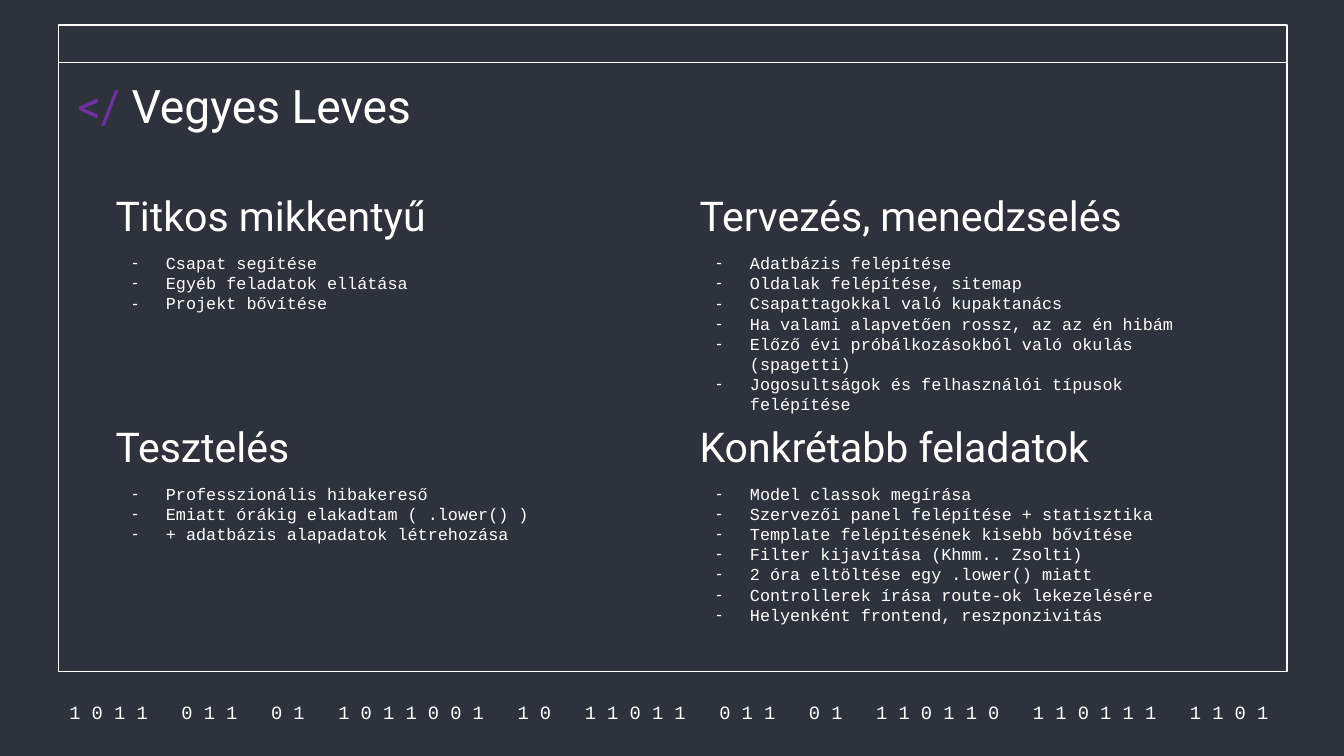
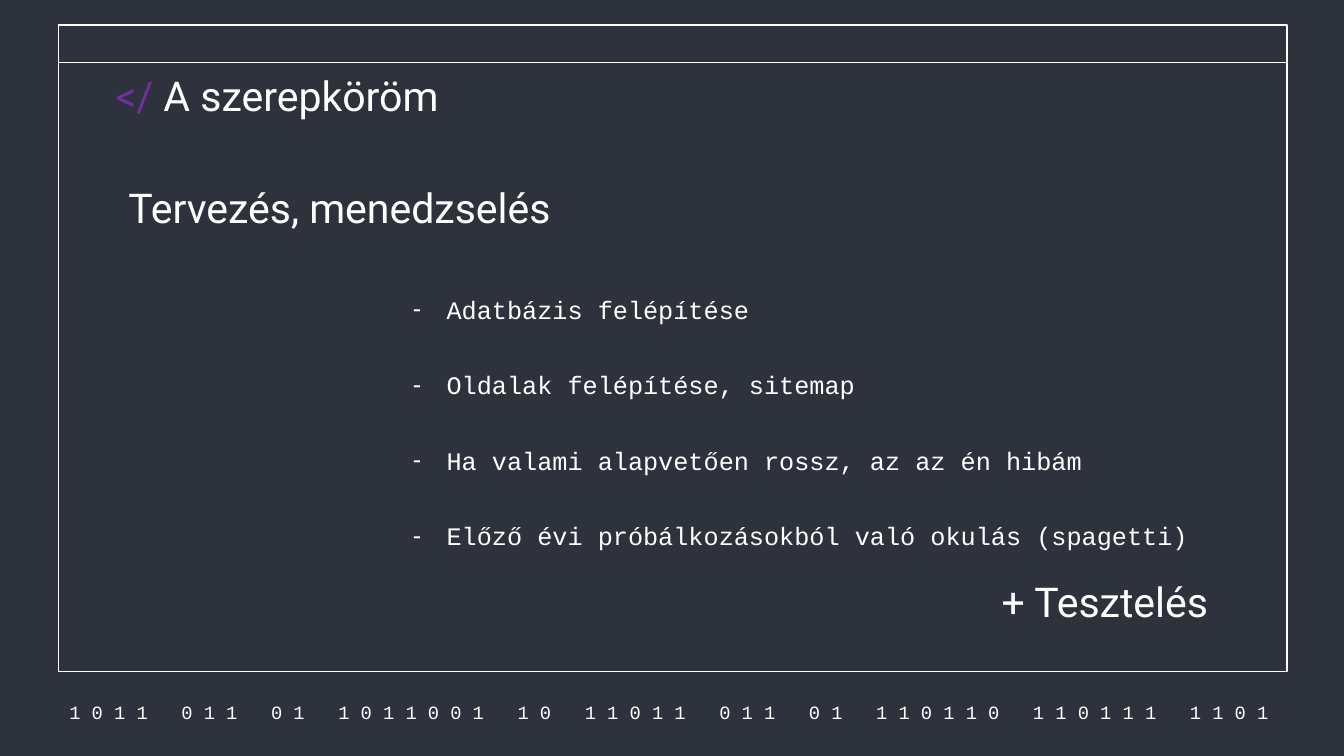
Before and after one commit to Acsilaa/dusza2024-25, a slide deck: slide 2 of gál része.pptx (slide 1 before the commit). Drawn at 1344x756 pixels with LibreOffice and Linux fonts; fonts in the diff are those of the drawing. Boxes give left, top, right and bottom in pixels: in the first picture for what was removed or moved away, otherwise in the second. Text is boxed around its words. In the diff, an @@ line names an element or a change of style, - is before the commit and + after.

```diff
--- a/gál része.pptx
+++ b/gál része.pptx
@@ title added at [163, 80, 438, 120], 29.3 pt, text #FFFFFF @@
+</ A szerepköröm
@@ title removed at [132, 90, 411, 133] @@
-</ Vegyes Leves
@@ title removed at [116, 200, 426, 240] @@
-Titkos mikkentyű
@@ title "Tervezés, menedzselés": place and size @@
-title "Tervezés, menedzselés" at [700, 200, 1121, 237]
+title "Tervezés, menedzselés" at [128, 192, 550, 229]
@@ subtitle "Adatbázis felépítése": place and size @@
-subtitle "Adatbázis felépítése" at [750, 257, 1173, 394]
+subtitle "Adatbázis felépítése" at [447, 300, 1187, 551]
@@ subtitle "Adatbázis felépítése" at [447, 300, 1187, 551]: size 12 to 18 pt; line spacing 1 to 2.5 @@
@@ subtitle removed at [166, 257, 408, 313] @@
-– Csapat segítése
-– Egyéb feladatok ellátása
-– Projekt bővítése
@@ subtitle at [750, 297, 1062, 313]: paragraph removed @@
-– Csapattagokkal való kupaktanács
@@ subtitle at [750, 378, 1123, 394]: paragraph removed @@
-– Jogosultságok és felhasználói típusok felépítése
@@ title removed at [700, 431, 1089, 463] @@
-Konkrétabb feladatok
@@ subtitle removed at [166, 488, 509, 544] @@
-– Professzionális hibakereső
-– Emiatt órákig elakadtam ( .lower() )
-– + adatbázis alapadatok létrehozása
@@ subtitle removed at [750, 488, 1153, 625] @@
-– Model classok megírása
-– Szervezői panel felépítése + statisztika
-– Template felépítésének kisebb bővítése
-– Filter kijavítása (Khmm.. Zsolti)
-– 2 óra eltöltése egy .lower() miatt
-– Controllerek írása route-ok lekezelésére
-– Helyenként frontend, reszponzivitás
@@ title at [1034, 586, 1208, 618]: text changed @@
-Tesztelés
++ Tesztelés
```
Also in this commit, not shown: 3 other slides changed, 4 slides added, 3 slides removed.
